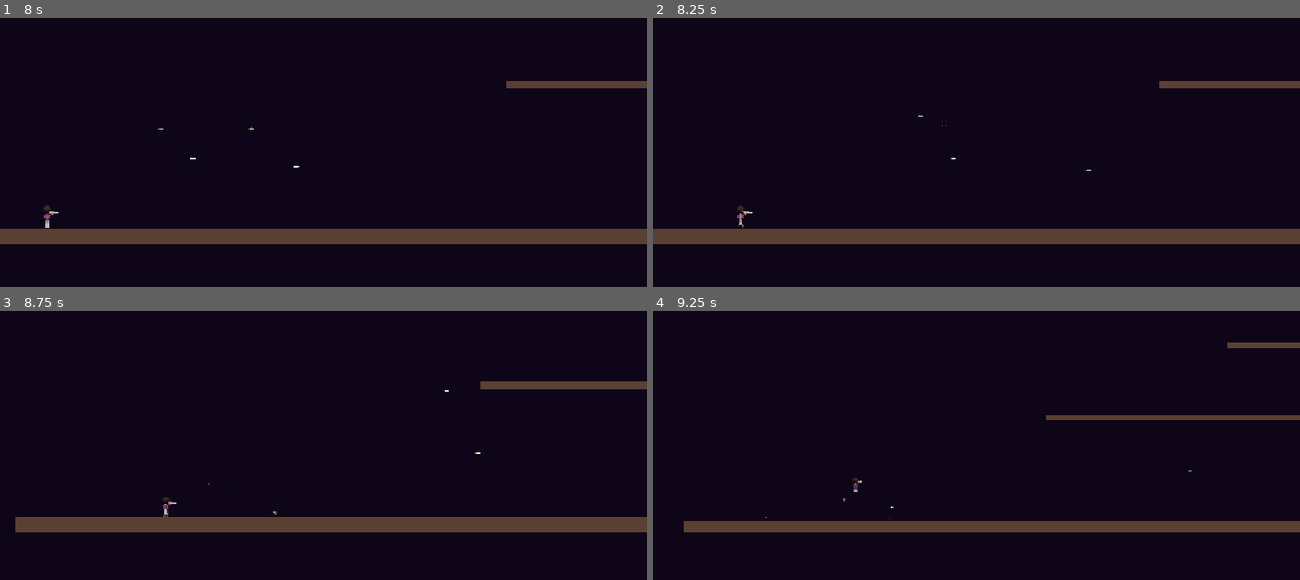
Above: before the commit, frames 1-4 (two rows, left to right).
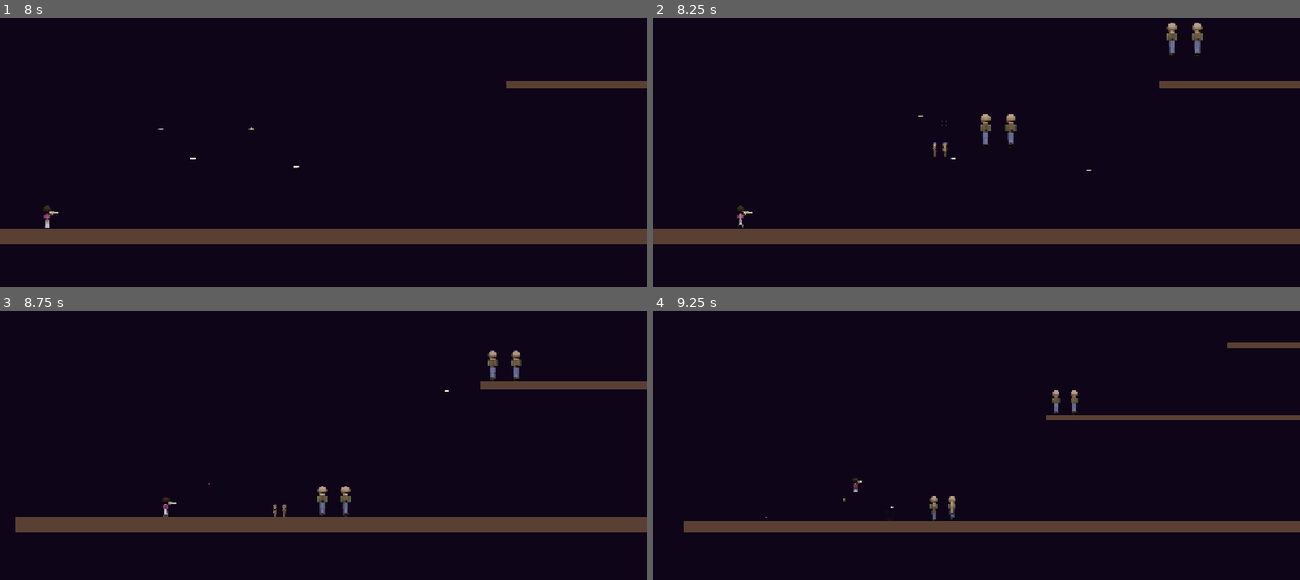
Above: after the commit, the same moments.

Repository: Brickmii/Disco-Cop
Game: Godot game, scene res://scenes/levels/stress_test.tscn
Two runs of this game, one before a commit and one after it. Both use one fixed random seed, a clock stepped at 60 frames per second and the inputs below. This scene is started directly instead of the project's main scene. Sound files missing from this copy of the repository are replaced by a short silence.
Inputs (mouse positions are in pixels of both pictures, inside the frame that each line leads up to):
- Up to frame 1 (8 s): tap Enter at 0.5, 2, 3.5 s; move the mouse to (465, 87) at 0.52 s; hold D (move_right) 0.53-2.03 s; tap J (shoot) at 0.6, 1.55, 2.3, 3.05, 3.6, 4.55, 5.3, 6.05, 6.8, 7.35 s; click (465, 87) at 0.67 s; tap Space (jump) at 0.77, 1.25, 1.52, 2.75, 3.02, 3.77, 4.52, 6.02, 6.77, 7.52 s; move the mouse to (194, 122) at 1.27 s; tap S (aim_down) at 1.35 s; move the mouse to (388, 26) at 2.02 s; hold A (move_left) 2.03-2.78 s; tap W (aim_up) at 2.1 s; move the mouse to (291, 176) at 2.77 s; hold D (move_right) 2.78-4.28 s; tap E (interact) at 2.85 s; click (291, 176) at 2.92 s; move the mouse to (517, 160) at 3.52 s; tap R (reload) at 4.15 s; move the mouse to (129, 50) at 4.27 s; hold A (move_left) 4.28-5.03 s; tap Q (swap_weapon) at 4.35 s; move the mouse to (355, 104) at 5.02 s; hold D (move_right) 5.03-5.78 s; hold Enter 5.03-5.78 s; click (355, 104) at 5.17 s; move the mouse to (outside the picture) at 5.77 s; hold A (move_left) 5.78-7.28 s; tap Keypad Enter at 5.85 s; move the mouse to (465, 87) at 6.52 s; tap Y at 6.6 s; move the mouse to (194, 122) at 7.27 s; hold D (move_right) from 7.28 s (still down); click (194, 122) at 7.42 s
- Up to frame 2 (8.25 s): keep holding D (move_right); move the mouse to (1041, 26) at 8.02 s; tap S (aim_down) at 8.1 s
- Up to frame 3 (8.75 s): keep holding D (move_right); tap J (shoot) at 8.3 s
- Up to frame 4 (9.25 s): keep holding D (move_right); move the mouse to (944, 469) at 8.77 s; tap W (aim_up) at 8.85 s; tap Space (jump) at 9.02 s; tap J (shoot) at 9.05 s

Frame 1 is identical in both runs. In frame 2, 0.6% of the frame differs, in the area x 43-85%, y 1-52%; in frame 3, 0.5%; in frame 4, 0.3%.

Commit message:
Wire Grunt and Shooter sprites to complete L1 enemy roster
Co-Authored-By: Claude Opus 4.6 <noreply@anthropic.com>

Diff:
--- a/disco_cop/scenes/enemies/grunt.tscn
+++ b/disco_cop/scenes/enemies/grunt.tscn
@@ -1,15 +1,57 @@
-[gd_scene load_steps=4 format=3 uid="uid://c2grunt001"]
+[gd_scene load_steps=16 format=3 uid="uid://c2grunt001"]
 
 [ext_resource type="Script" path="res://scenes/enemies/grunt.gd" id="1_grunt"]
+[ext_resource type="Texture2D" uid="uid://c3vs5cgwn54eg" path="res://assets/sprites/enemies/grunt_skate_sheet.png" id="2_walk_sheet"]
+[ext_resource type="Texture2D" uid="uid://jxu4f1qsnhm4" path="res://assets/sprites/enemies/grunt_charge_sheet.png" id="3_attack_sheet"]
+[ext_resource type="Texture2D" uid="uid://d33i4x4e6kuoj" path="res://assets/sprites/enemies/grunt_hurt_sheet.png" id="4_hurt_sheet"]
+[ext_resource type="Texture2D" uid="uid://ctyoknhksynm0" path="res://assets/sprites/enemies/grunt_death_sheet.png" id="5_death_sheet"]
 
 [sub_resource type="RectangleShape2D" id="RectangleShape2D_grunt"]
-size = Vector2(20, 40)
+size = Vector2(50, 100)
+
+[sub_resource type="AtlasTexture" id="walk_0"]
+atlas = ExtResource("2_walk_sheet")
+region = Rect2(0, 0, 100, 100)
+
+[sub_resource type="AtlasTexture" id="walk_1"]
+atlas = ExtResource("2_walk_sheet")
+region = Rect2(100, 0, 100, 100)
+
+[sub_resource type="AtlasTexture" id="walk_2"]
+atlas = ExtResource("2_walk_sheet")
+region = Rect2(200, 0, 100, 100)
+
+[sub_resource type="AtlasTexture" id="attack_0"]
+atlas = ExtResource("3_attack_sheet")
+region = Rect2(0, 0, 100, 100)
+
+[sub_resource type="AtlasTexture" id="attack_1"]
+atlas = ExtResource("3_attack_sheet")
+region = Rect2(100, 0, 100, 100)
+
+[sub_resource type="AtlasTexture" id="hurt_0"]
+atlas = ExtResource("4_hurt_sheet")
+region = Rect2(0, 0, 100, 100)
+
+[sub_resource type="AtlasTexture" id="death_0"]
+atlas = ExtResource("5_death_sheet")
+region = Rect2(0, 0, 100, 100)
+
+[sub_resource type="AtlasTexture" id="death_1"]
+atlas = ExtResource("5_death_sheet")
+region = Rect2(100, 0, 100, 100)
 
 [sub_resource type="SpriteFrames" id="SpriteFrames_grunt"]
 animations = [{
 "frames": [{
 "duration": 1.0,
-"texture": null
+"texture": SubResource("walk_0")
+}, {
+"duration": 1.0,
+"texture": SubResource("walk_1")
+}, {
+"duration": 1.0,
+"texture": SubResource("walk_2")
 }],
 "loop": true,
 "name": &"walk",
@@ -17,7 +59,10 @@
 }, {
 "frames": [{
 "duration": 1.0,
-"texture": null
+"texture": SubResource("attack_0")
+}, {
+"duration": 1.0,
+"texture": SubResource("attack_1")
 }],
 "loop": false,
 "name": &"attack",
@@ -25,7 +70,7 @@
 }, {
 "frames": [{
 "duration": 1.0,
-"texture": null
+"texture": SubResource("hurt_0")
 }],
 "loop": false,
 "name": &"hurt",
@@ -33,7 +78,10 @@
 }, {
 "frames": [{
 "duration": 1.0,
-"texture": null
+"texture": SubResource("death_0")
+}, {
+"duration": 1.0,
+"texture": SubResource("death_1")
 }],
 "loop": false,
 "name": &"death",
@@ -46,11 +94,11 @@
 script = ExtResource("1_grunt")
 
 [node name="CollisionShape2D" type="CollisionShape2D" parent="."]
-position = Vector2(0, -20)
+position = Vector2(0, -50)
 shape = SubResource("RectangleShape2D_grunt")
 
 [node name="Sprite" type="AnimatedSprite2D" parent="."]
-position = Vector2(0, -20)
+position = Vector2(0, -50)
 sprite_frames = SubResource("SpriteFrames_grunt")
 
 [node name="VisibleOnScreenNotifier2D" type="VisibleOnScreenNotifier2D" parent="."]
--- a/disco_cop/scenes/enemies/shooter.tscn
+++ b/disco_cop/scenes/enemies/shooter.tscn
@@ -1,15 +1,55 @@
-[gd_scene load_steps=4 format=3 uid="uid://c2shooter001"]
+[gd_scene load_steps=17 format=3 uid="uid://c2shooter001"]
 
 [ext_resource type="Script" path="res://scenes/enemies/shooter.gd" id="1_shooter"]
+[ext_resource type="Texture2D" uid="uid://d0xkr3s6ussy4" path="res://assets/sprites/enemies/shooter_skate_sheet.png" id="2_walk_sheet"]
+[ext_resource type="Texture2D" uid="uid://cbrres5u0dhrn" path="res://assets/sprites/enemies/shooter_shoot_skate_sheet.png" id="3_shoot_sheet"]
+[ext_resource type="Texture2D" uid="uid://dokg3vbkh61tk" path="res://assets/sprites/enemies/shooter_hurt_sheet.png" id="4_hurt_sheet"]
+[ext_resource type="Texture2D" uid="uid://sgnacud88iix" path="res://assets/sprites/enemies/shooter_death_sheet.png" id="5_death_sheet"]
 
 [sub_resource type="RectangleShape2D" id="RectangleShape2D_shooter"]
 size = Vector2(20, 40)
+
+[sub_resource type="AtlasTexture" id="idle_0"]
+atlas = ExtResource("2_walk_sheet")
+region = Rect2(0, 0, 40, 40)
+
+[sub_resource type="AtlasTexture" id="walk_0"]
+atlas = ExtResource("2_walk_sheet")
+region = Rect2(0, 0, 40, 40)
+
+[sub_resource type="AtlasTexture" id="walk_1"]
+atlas = ExtResource("2_walk_sheet")
+region = Rect2(40, 0, 40, 40)
+
+[sub_resource type="AtlasTexture" id="walk_2"]
+atlas = ExtResource("2_walk_sheet")
+region = Rect2(80, 0, 40, 40)
+
+[sub_resource type="AtlasTexture" id="shoot_0"]
+atlas = ExtResource("3_shoot_sheet")
+region = Rect2(0, 0, 40, 40)
+
+[sub_resource type="AtlasTexture" id="shoot_1"]
+atlas = ExtResource("3_shoot_sheet")
+region = Rect2(40, 0, 40, 40)
+
+[sub_resource type="AtlasTexture" id="hurt_0"]
+atlas = ExtResource("4_hurt_sheet")
+region = Rect2(0, 0, 40, 40)
+
+[sub_resource type="AtlasTexture" id="death_0"]
+atlas = ExtResource("5_death_sheet")
+region = Rect2(0, 0, 40, 40)
+
+[sub_resource type="AtlasTexture" id="death_1"]
+atlas = ExtResource("5_death_sheet")
+region = Rect2(40, 0, 40, 40)
 
 [sub_resource type="SpriteFrames" id="SpriteFrames_shooter"]
 animations = [{
 "frames": [{
 "duration": 1.0,
-"texture": null
+"texture": SubResource("idle_0")
 }],
 "loop": true,
 "name": &"idle",
@@ -17,7 +57,13 @@
 }, {
 "frames": [{
 "duration": 1.0,
-"texture": null
+"texture": SubResource("walk_0")
+}, {
+"duration": 1.0,
+"texture": SubResource("walk_1")
+}, {
+"duration": 1.0,
+"texture": SubResource("walk_2")
 }],
 "loop": true,
 "name": &"walk",
@@ -25,7 +71,10 @@
 }, {
 "frames": [{
 "duration": 1.0,
-"texture": null
+"texture": SubResource("shoot_0")
+}, {
+"duration": 1.0,
+"texture": SubResource("shoot_1")
 }],
 "loop": false,
 "name": &"shoot",
@@ -33,7 +82,7 @@
 }, {
 "frames": [{
 "duration": 1.0,
-"texture": null
+"texture": SubResource("hurt_0")
 }],
 "loop": false,
 "name": &"hurt",
@@ -41,7 +90,10 @@
 }, {
 "frames": [{
 "duration": 1.0,
-"texture": null
+"texture": SubResource("death_0")
+}, {
+"duration": 1.0,
+"texture": SubResource("death_1")
 }],
 "loop": false,
 "name": &"death",
